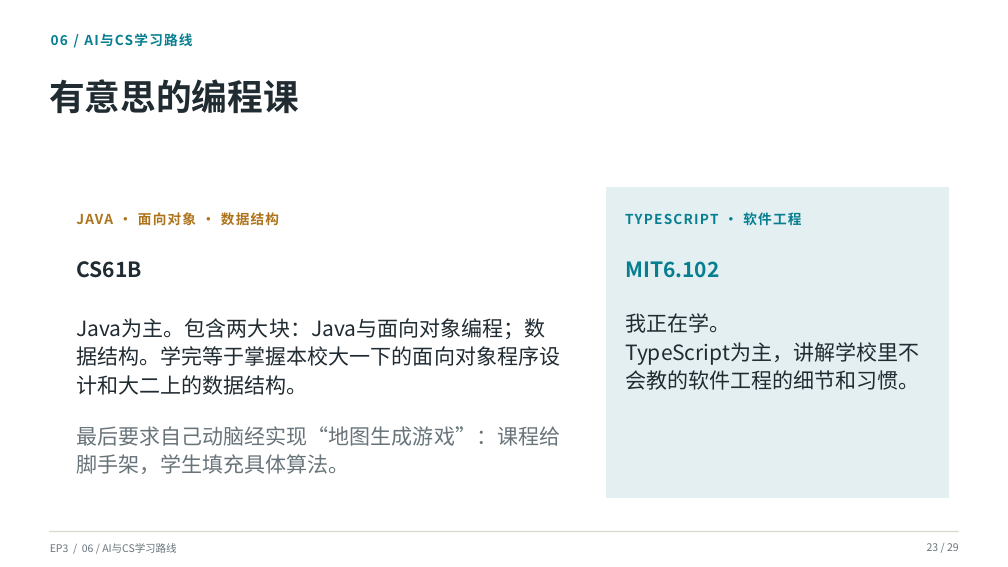
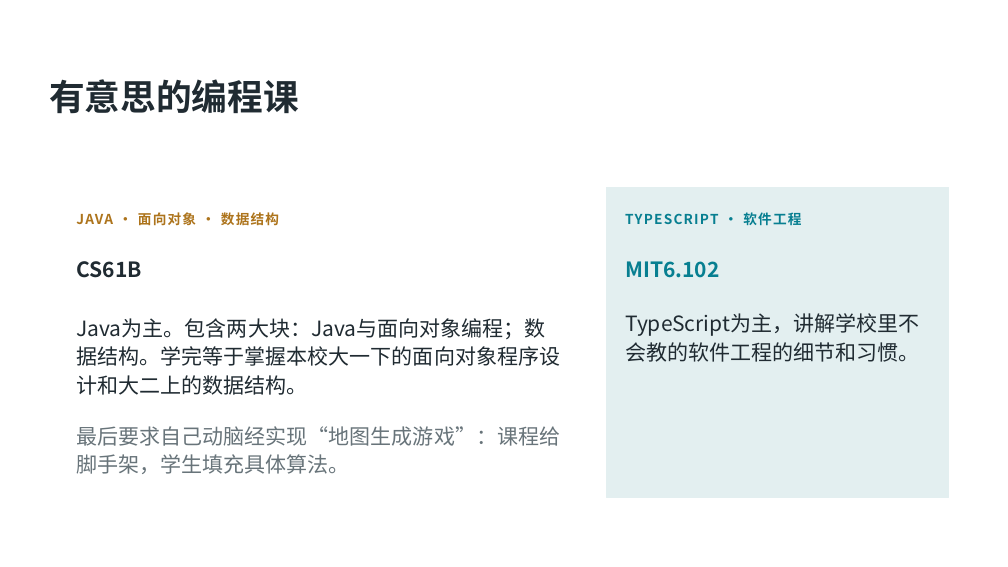
Before and after one commit to SCPZ24/AgentFlow-Salon, a slide deck: slide 15 of PPTs/EP3/Meeting03.pptx (slide 18 before the commit). Drawn at 1008x567 pixels with LibreOffice and Linux fonts; fonts in the diff are those of the drawing; background and template pictures are left out. Boxes give left, top, right and bottom in pixels: in the first picture for what was removed or moved away, otherwise in the second. Text is boxed around its words. In the diff, an @@ line names an element or a change of style, - is before the commit and + after.

```diff
--- a/PPTs/EP3/Meeting03.pptx
+++ b/PPTs/EP3/Meeting03.pptx
@@ text removed at [51,33,192,47] @@
-06 / AI与CS学习路线
@@ text at [625,313,730,333]: paragraph removed @@
-我正在学。
@@ line removed from (49, 532) to (959, 532) @@
@@ text removed at [50,543,176,553] @@
-EP3 / 06 / AI与CS学习路线
@@ text removed at [927,543,959,551] @@
-23 / 29
```
Also in this commit, not shown: 10 other slides changed, 3 slides added, 7 slides removed, 8 other files.
